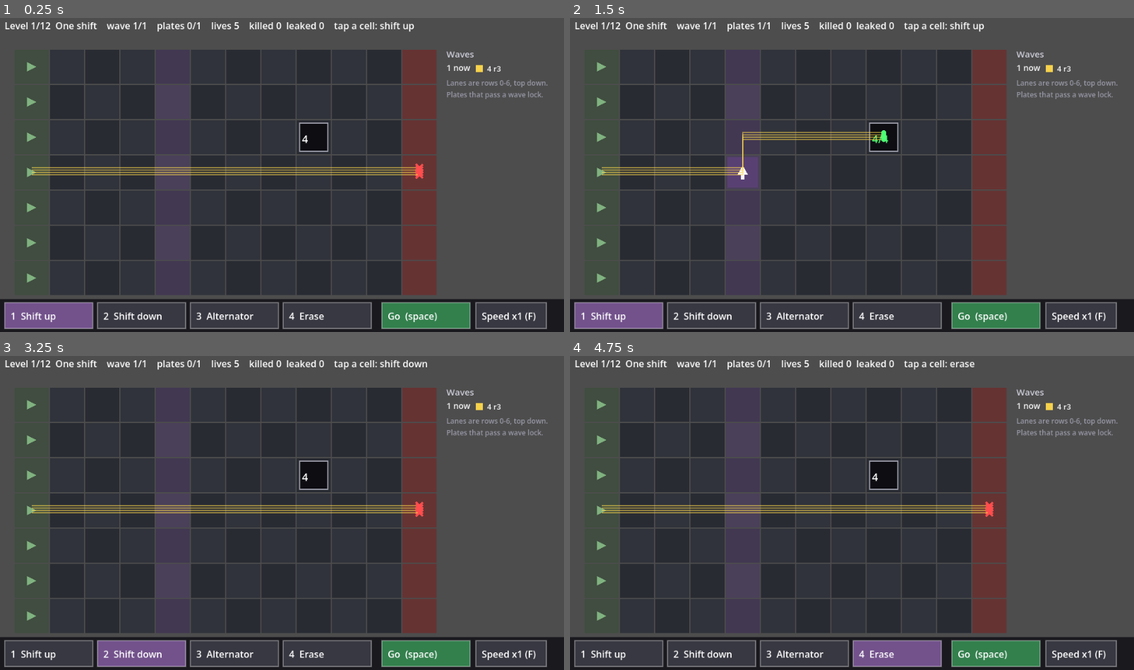
Above: before the commit, frames 1-4 (two rows, left to right).
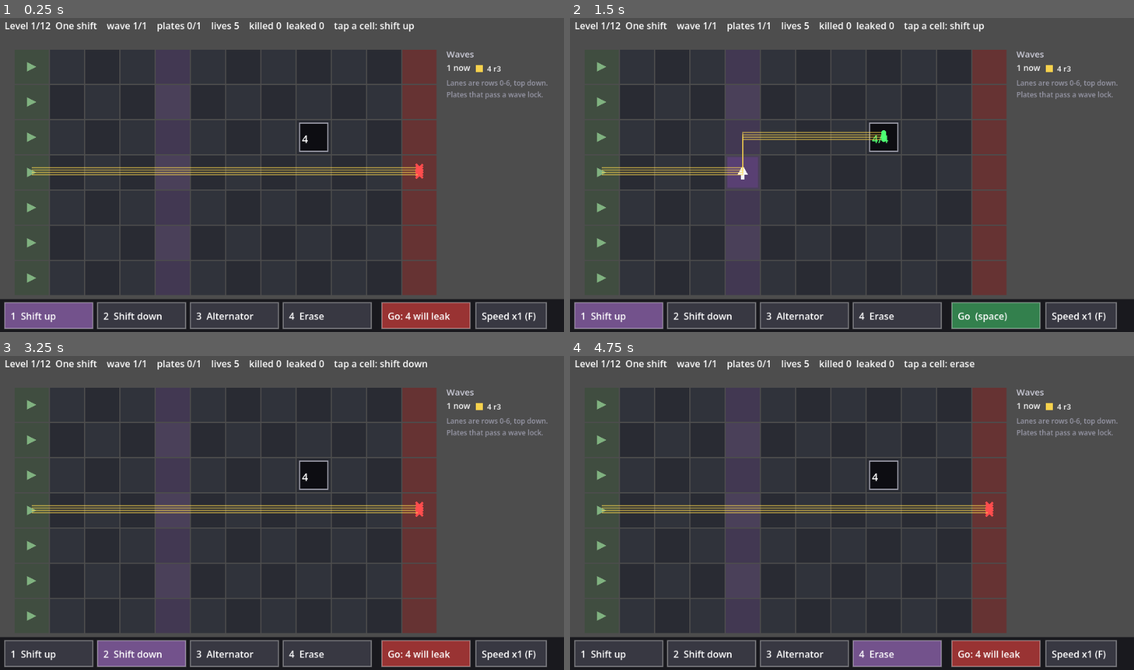
Above: after the commit, the same moments.

Repository: VladimirLi/game-off-2026
Game: Godot game, scene res://main.tscn
Two runs of this game, one before a commit and one after it. Both use one fixed random seed, a clock stepped at 60 frames per second and the inputs below.
Inputs (mouse positions are in pixels of both pictures, inside the frame that each line leads up to):
- Up to frame 1 (0.25 s): no input
- Up to frame 2 (1.5 s): tap Enter at 0.5 s; move the mouse to (976, 159) at 0.52 s; tap R at 0.6, 1.35 s; click (976, 159) at 0.67 s; tap Space at 0.77 s; move the mouse to (739, 190) at 1.27 s; click (739, 190) at 1.42 s
- Up to frame 3 (3.25 s): tap Space at 1.52, 2.75, 3.02 s; move the mouse to (338, 440) at 2.02 s; tap 1 at 2.1 s; click (338, 440) at 2.17 s; tap R at 2.3, 3.05 s; move the mouse to (253, 575) at 2.77 s; tap 2 at 2.85 s; click (253, 575) at 2.92 s
- Up to frame 4 (4.75 s): tap Enter at 3.5 s; move the mouse to (1021, 560) at 3.52 s; tap 3 at 3.6 s; click (1021, 560) at 3.67 s; tap Space at 3.77, 4.25, 4.52 s; tap R at 3.8, 4.55 s; move the mouse to (682, 462) at 4.27 s; tap 4 at 4.35 s; click (682, 462) at 4.42 s

The runs differ from the first frame. In frame 1, 1.3% of the frame differs, in the area x 67-84%, y 90-99%; in frame 2, nothing differs; in frame 3, 1.3%; in frame 4, 1.3%.

Commit message:
Shunting Yard: warn before a leaking run, show leakers afterwards
Playtest: a locked layout failed wave 2 with no budget left, and the
message said "fix the machine" twice while nothing could change. Now the Go
button turns red with the predicted leak count, the leakers' paths stay
drawn in red after a failed wave until the next edit, and the message says
to restart when no plate can be added or moved.

Co-Authored-By: Claude Fable 5.1 <noreply@anthropic.com>
Claude-Session: https://claude.ai/code/session_01NqWBH5ixVA9psnbjQFsgAD

Diff:
--- a/prototypes/shunting-yard/main.gd
+++ b/prototypes/shunting-yard/main.gd
@@ -62,6 +62,7 @@
 var sim := {}               # live simulation state, see new_sim()
 var preview: Array = []     # [{kind, cells: [Vector2i], end: "pit"|"base"}]
 var pit_fill := {}          # predicted kills per pit from the preview
+var leak_paths: Array = []  # paths of the enemies that leaked in the last run, shown until the next edit
 var flash := {}             # Vector2i -> seconds left
 var won := false
 var failed := false
@@ -102,6 +103,7 @@
 	killed = 0
 	leaked = 0
 	flash.clear()
+	leak_paths.clear()
 	update_preview()
 
 func plates_used() -> int:
@@ -168,8 +170,7 @@
 			flash[key] = 0.3
 		if d != 0:
 			e["row"] = clampi(e["row"] + d, 0, ROWS - 1)
-			if record:
-				e["path"].append(Vector2i(e["col"], e["row"]))
+			e["path"].append(Vector2i(e["col"], e["row"]))
 			return enter_cell(st, e, chain + 1, record)
 	key = Vector2i(e["col"], e["row"])
 	if st["pits"].has(key) and st["pits"][key] > 0:
@@ -188,8 +189,7 @@
 			continue
 		e["prev"] = Vector2i(e["col"], e["row"])
 		e["col"] += 1
-		if record:
-			e["path"].append(Vector2i(e["col"], e["row"]))
+		e["path"].append(Vector2i(e["col"], e["row"]))
 		if enter_cell(st, e, 0, record):
 			continue
 		if e["col"] >= COLS - 1:
@@ -295,6 +295,7 @@
 			plates[c].pop_back()
 			if plates[c].is_empty():
 				plates.erase(c)
+			leak_paths.clear()
 	else:
 		var stack: Array = plates.get(c, [])
 		if stack.size() >= MAX_STACK:
@@ -305,7 +306,21 @@
 			return
 		stack.append(tool)
 		plates[c] = stack
+	leak_paths.clear()
 	update_preview()
+
+func all_locked() -> bool:
+	for k in plates:
+		if plates[k].size() > locked.get(k, 0):
+			return false
+	return true
+
+func predicted_leaks() -> int:
+	var n := 0
+	for pv in preview:
+		if pv["end"] != "pit":
+			n += 1
+	return n
 
 func set_note(t: String) -> void:
 	note = t
@@ -378,7 +393,14 @@
 		return
 	if sim["leaked"] > 0:  # a wave passes only with zero leaks: pits are restored and the wave is retried
 		report("wave leaked, retry")
-		set_note("%d leaked. Fix the machine and Go again. Lives left: %d." % [sim["leaked"], lives])
+		leak_paths.clear()
+		for e in sim["enemies"]:
+			if e["end"] == "base":
+				leak_paths.append(e["path"])
+		if plates_used() >= budget and all_locked():
+			set_note("%d leaked (red paths). No plates left and all are locked: R restarts the level." % sim["leaked"])
+		else:
+			set_note("%d leaked (red paths). Change the machine and Go again. Lives left: %d." % [sim["leaked"], lives])
 		update_preview()
 		return
 	for k in sim["pits"]:
@@ -466,6 +488,14 @@
 				draw_line(last + Vector2(-6, -6), last + Vector2(6, 6), Color(1, 0.3, 0.3), 3.0)
 				draw_line(last + Vector2(-6, 6), last + Vector2(6, -6), Color(1, 0.3, 0.3), 3.0)
 			idx += 1
+	# last run's leakers, in red, until the next edit
+	if not running:
+		for path in leak_paths:
+			var pts := PackedVector2Array()
+			for c in path:
+				pts.append(cell_center(c) + Vector2(0, 6))
+			if pts.size() >= 2:
+				draw_polyline(pts, Color(1, 0.25, 0.25, 0.9), 4.0)
 	# enemies
 	if running:
 		var t: float = clamp(acc / TICK, 0.0, 1.0)
@@ -491,8 +521,11 @@
 			if sel:
 				fill = Color(0.45, 0.32, 0.55)
 		elif b[1] == "go":
-			txt = "Next level" if won else ("Retry (R)" if failed else "Go  (space)")
+			var pl := predicted_leaks()
+			txt = "Next level" if won else ("Retry (R)" if failed else ("Go: %d will leak" % pl if pl > 0 else "Go  (space)"))
 			fill = Color(0.2, 0.5, 0.3) if not running else Color(0.2, 0.3, 0.22)
+			if pl > 0 and not running and not won and not failed:
+				fill = Color(0.6, 0.2, 0.2)
 		else:
 			txt = "Speed x%d (F)" % int(speed)
 		draw_rect(rect, fill)
